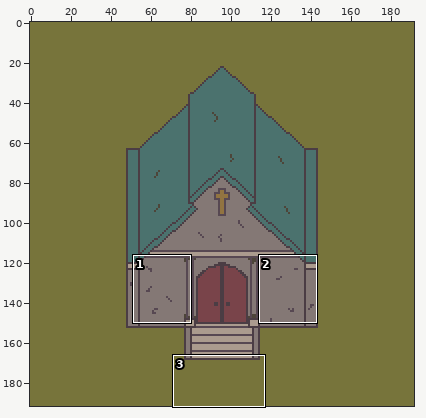
A pixel-art file gets an edit: assets/basic_chapel.aseprite. Above, an overview of the earlier version with the close-up marked.
Close-up. Old version:
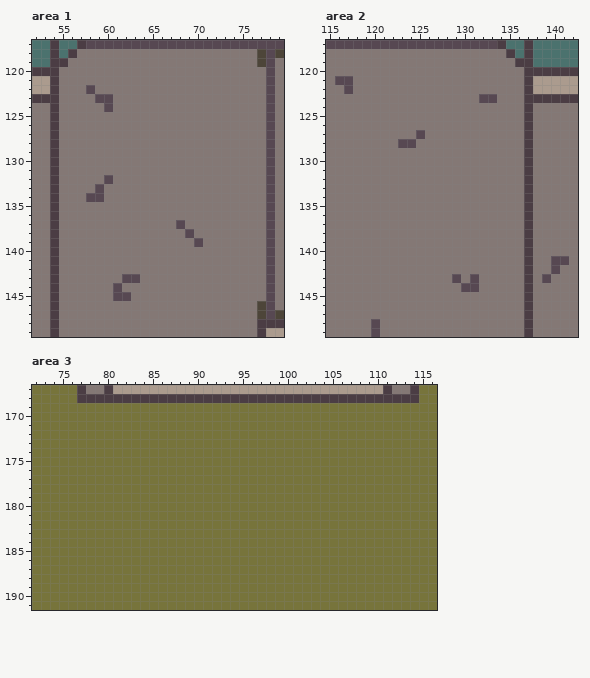
192x192 pixels, 1 frame. Shown: area 1: x 52..79, y 117..149; area 2: x 115..142, y 117..149; area 3: x 72..116, y 167..191.
New version:
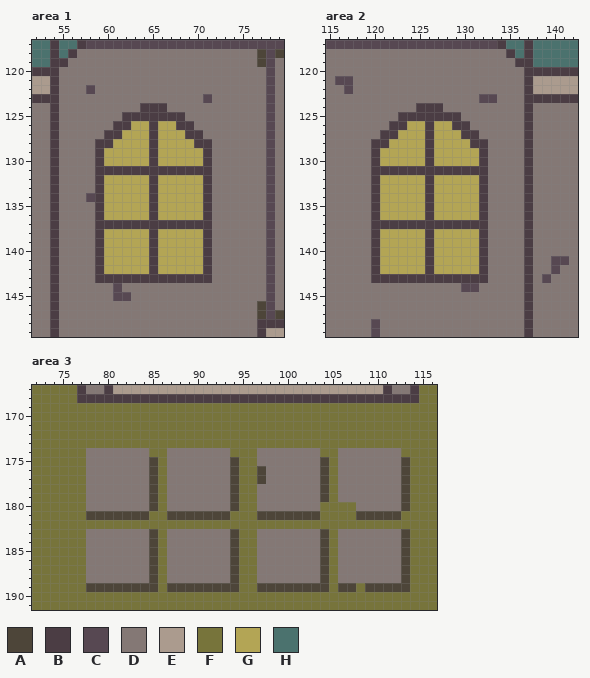
Palette (. is transparent): A #4d4539  B #4b3d44  C #574852  D #847875  E #ab9b8e  F #77743b  G #b3a555  H #4b726e
Difference:
--- area 1
@@ x 57..73 @@
 122 DCDDDDDDDDDDDDDDD
-123 DDCCDDDDDDDDDDDDD
-124 DDDCDDDDDDDDDDDDD
-125 DDDDDDDDDDDDDDDDD
-126 DDDDDDDDDDDDDDDDD
-127 DDDDDDDDDDDDDDDDD
-128 DDDDDDDDDDDDDDDDD
-129 DDDDDDDDDDDDDDDDD
-130 DDDDDDDDDDDDDDDDD
-131 DDDDDDDDDDDDDDDDD
-132 DDDCDDDDDDDDDDDDD
-133 DDCDDDDDDDDDDDDDD
-134 DCCDDDDDDDDDDDDDD
-135 DDDDDDDDDDDDDDDDD
-136 DDDDDDDDDDDDDDDDD
-137 DDDDDDDDDDDCDDDDD
-138 DDDDDDDDDDDDCDDDD
-139 DDDDDDDDDDDDDCDDD
-140 DDDDDDDDDDDDDDDDD
-141 DDDDDDDDDDDDDDDDD
-142 DDDDDDDDDDDDDDDDD
-143 DDDDDCCDDDDDDDDDD
+123 DDDDDDDDDDDDDDCDD
+124 DDDDDDDBBBDDDDDDD
+125 DDDDDBBBBBBBDDDDD
+126 DDDDBBGGBGGBBDDDD
+127 DDDBBGGGBGGGBBDDD
+128 DDBBGGGGBGGGGBBDD
+129 DDBGGGGGBGGGGGBDD
+130 DDBGGGGGBGGGGGBDD
+131 DDBBBBBBBBBBBBBDD
+132 DDBGGGGGBGGGGGBDD
+133 DDBGGGGGBGGGGGBDD
+134 DCBGGGGGBGGGGGBDD
+135 DDBGGGGGBGGGGGBDD
+136 DDBGGGGGBGGGGGBDD
+137 DDBBBBBBBBBBBBBDD
+138 DDBGGGGGBGGGGGBDD
+139 DDBGGGGGBGGGGGBDD
+140 DDBGGGGGBGGGGGBDD
+141 DDBGGGGGBGGGGGBDD
+142 DDBGGGGGBGGGGGBDD
+143 DDBBBBBBBBBBBBBDD
 144 DDDDCDDDDDDDDDDDD
--- area 2
@@ x 118..134 @@
 123 DDDDDDDDDDDDDDCCD
-124 DDDDDDDDDDDDDDDDD
-125 DDDDDDDDDDDDDDDDD
-126 DDDDDDDDDDDDDDDDD
-127 DDDDDDDCDDDDDDDDD
-128 DDDDDCCDDDDDDDDDD
-129 DDDDDDDDDDDDDDDDD
-130 DDDDDDDDDDDDDDDDD
-131 DDDDDDDDDDDDDDDDD
-132 DDDDDDDDDDDDDDDDD
-133 DDDDDDDDDDDDDDDDD
-134 DDDDDDDDDDDDDDDDD
-135 DDDDDDDDDDDDDDDDD
-136 DDDDDDDDDDDDDDDDD
-137 DDDDDDDDDDDDDDDDD
-138 DDDDDDDDDDDDDDDDD
-139 DDDDDDDDDDDDDDDDD
-140 DDDDDDDDDDDDDDDDD
-141 DDDDDDDDDDDDDDDDD
-142 DDDDDDDDDDDDDDDDD
-143 DDDDDDDDDDDCDCDDD
+124 DDDDDDDBBBDDDDDDD
+125 DDDDDBBBBBBBDDDDD
+126 DDDDBBGGBGGBBDDDD
+127 DDDBBGGGBGGGBBDDD
+128 DDBBGGGGBGGGGBBDD
+129 DDBGGGGGBGGGGGBDD
+130 DDBGGGGGBGGGGGBDD
+131 DDBBBBBBBBBBBBBDD
+132 DDBGGGGGBGGGGGBDD
+133 DDBGGGGGBGGGGGBDD
+134 DDBGGGGGBGGGGGBDD
+135 DDBGGGGGBGGGGGBDD
+136 DDBGGGGGBGGGGGBDD
+137 DDBBBBBBBBBBBBBDD
+138 DDBGGGGGBGGGGGBDD
+139 DDBGGGGGBGGGGGBDD
+140 DDBGGGGGBGGGGGBDD
+141 DDBGGGGGBGGGGGBDD
+142 DDBGGGGGBGGGGGBDD
+143 DDBBBBBBBBBBBBBDD
 144 DDDDDDDDDDDDCCDDD
--- area 3
@@ x 72..116 @@
 173 FFFFFFFFFFFFFFFFFFFFFFFFFFFFFFFFFFFFFFFFFFFFF
-174 FFFFFFFFFFFFFFFFFFFFFFFFFFFFFFFFFFFFFFFFFFFFF
-175 FFFFFFFFFFFFFFFFFFFFFFFFFFFFFFFFFFFFFFFFFFFFF
-176 FFFFFFFFFFFFFFFFFFFFFFFFFFFFFFFFFFFFFFFFFFFFF
-177 FFFFFFFFFFFFFFFFFFFFFFFFFFFFFFFFFFFFFFFFFFFFF
-178 FFFFFFFFFFFFFFFFFFFFFFFFFFFFFFFFFFFFFFFFFFFFF
-179 FFFFFFFFFFFFFFFFFFFFFFFFFFFFFFFFFFFFFFFFFFFFF
-180 FFFFFFFFFFFFFFFFFFFFFFFFFFFFFFFFFFFFFFFFFFFFF
-181 FFFFFFFFFFFFFFFFFFFFFFFFFFFFFFFFFFFFFFFFFFFFF
+174 FFFFFFDDDDDDDFFDDDDDDDFFFDDDDDDDFFDDDDDDDFFFF
+175 FFFFFFDDDDDDDAFDDDDDDDAFFDDDDDDDAFDDDDDDDAFFF
+176 FFFFFFDDDDDDDAFDDDDDDDAFFADDDDDDAFDDDDDDDAFFF
+177 FFFFFFDDDDDDDAFDDDDDDDAFFADDDDDDAFDDDDDDDAFFF
+178 FFFFFFDDDDDDDAFDDDDDDDAFFDDDDDDDAFDDDDDDDAFFF
+179 FFFFFFDDDDDDDAFDDDDDDDAFFDDDDDDDAFDDDDDDDAFFF
+180 FFFFFFDDDDDDDAFDDDDDDDAFFDDDDDDDFFFFDDDDDAFFF
+181 FFFFFFAAAAAAAFFAAAAAAAFFFAAAAAAAFFFFAAAAAFFFF
 182 FFFFFFFFFFFFFFFFFFFFFFFFFFFFFFFFFFFFFFFFFFFFF
-183 FFFFFFFFFFFFFFFFFFFFFFFFFFFFFFFFFFFFFFFFFFFFF
-184 FFFFFFFFFFFFFFFFFFFFFFFFFFFFFFFFFFFFFFFFFFFFF
-185 FFFFFFFFFFFFFFFFFFFFFFFFFFFFFFFFFFFFFFFFFFFFF
-186 FFFFFFFFFFFFFFFFFFFFFFFFFFFFFFFFFFFFFFFFFFFFF
-187 FFFFFFFFFFFFFFFFFFFFFFFFFFFFFFFFFFFFFFFFFFFFF
-188 FFFFFFFFFFFFFFFFFFFFFFFFFFFFFFFFFFFFFFFFFFFFF
-189 FFFFFFFFFFFFFFFFFFFFFFFFFFFFFFFFFFFFFFFFFFFFF
+183 FFFFFFDDDDDDDAFDDDDDDDAFFDDDDDDDAFDDDDDDDAFFF
+184 FFFFFFDDDDDDDAFDDDDDDDAFFDDDDDDDAFDDDDDDDAFFF
+185 FFFFFFDDDDDDDAFDDDDDDDAFFDDDDDDDAFDDDDDDDAFFF
+186 FFFFFFDDDDDDDAFDDDDDDDAFFDDDDDDDAFDDDDDDDAFFF
+187 FFFFFFDDDDDDDAFDDDDDDDAFFDDDDDDDAFDDDDDDDAFFF
+188 FFFFFFDDDDDDDAFDDDDDDDAFFDDDDDDDAFDDDDDDDAFFF
+189 FFFFFFAAAAAAAAFAAAAAAAAFFAAAAAAAAFAAFAAAAAFFF
 190 FFFFFFFFFFFFFFFFFFFFFFFFFFFFFFFFFFFFFFFFFFFFF
Changed places in both close-ups, as pixel boxes (x1, y1, x2, y2):
changed: (95, 94, 212, 283)
changed: (371, 103, 488, 283)
changed: (86, 448, 410, 592)
